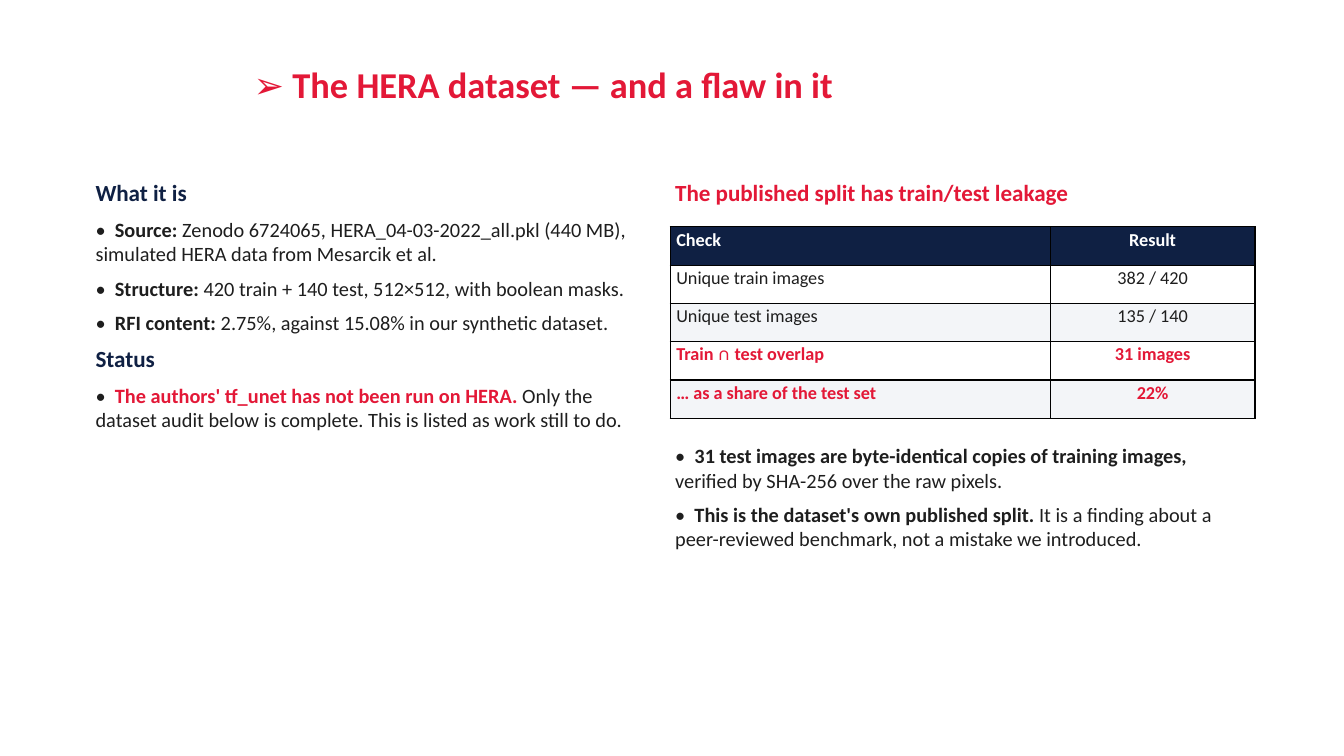
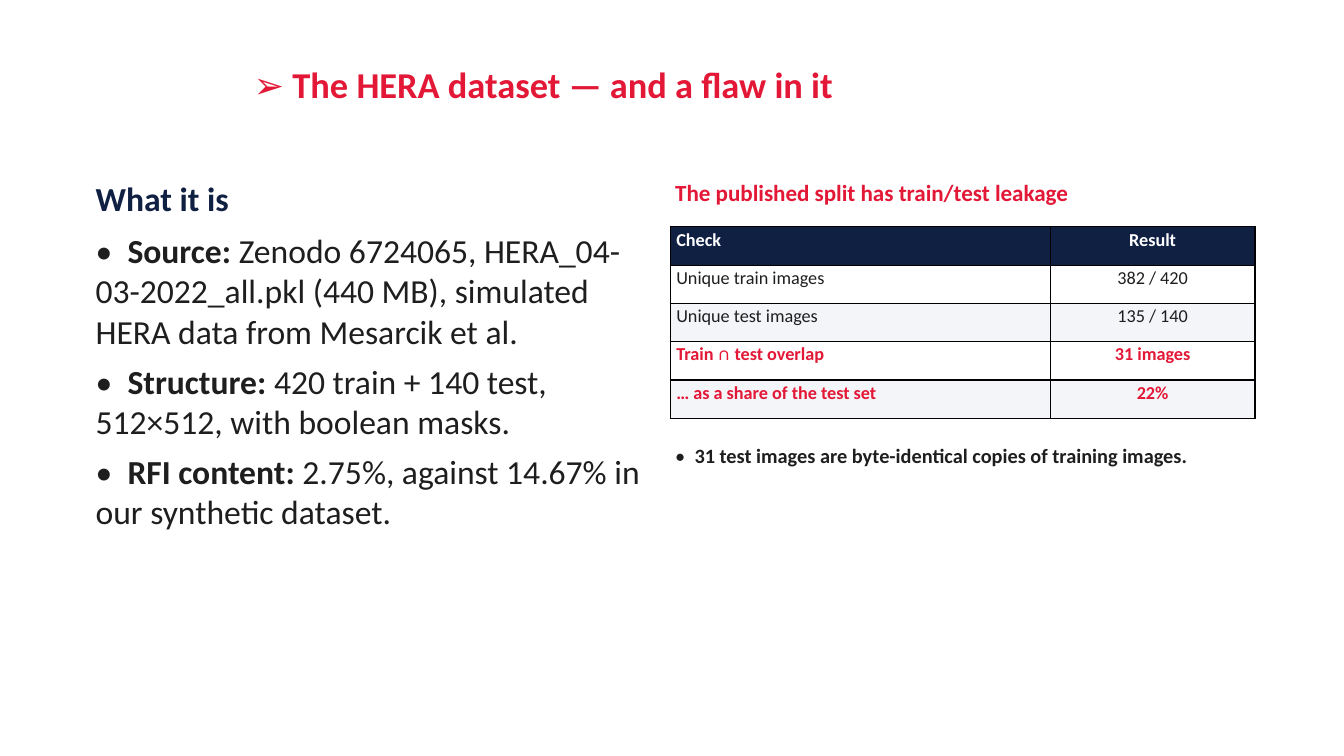
Before and after one commit to RonakSinghRaina/MP, a slide deck: slide 12 of Weekly_Report_Week5_DiL_Lab.pptx (slide 10 before the commit). Drawn at 1344x756 pixels with LibreOffice and Linux fonts; fonts in the diff are those of the drawing; background and template pictures are left out. Boxes give left, top, right and bottom in pixels: in the first picture for what was removed or moved away, otherwise in the second. Text is boxed around its words. In the diff, an @@ line names an element or a change of style, - is before the commit and + after.

```diff
--- a/Weekly_Report_Week5_DiL_Lab.pptx
+++ b/Weekly_Report_Week5_DiL_Lab.pptx
@@ text at (x1=96, y1=187, x2=620, y2=438): size 16.5 to 24 pt in "What it is"; size 14.5 to 24 pt in "• Source: Zenodo 6724065, HERA_04-03-2022_all.pkl (440 MB), ...", "• Structure: 420 train + 140 test, ..." @@
@@ text removed at (x1=675, y1=448, x2=1212, y2=550) @@
-• 31 test images are byte-identical copies of training images, verified by SHA-256 over the raw pixels.
-• This is the dataset's own published split. It is a finding about a peer-reviewed benchmark, not a mistake we introduced.
@@ text at (x1=96, y1=461, x2=639, y2=530): text changed; size 14.5 to 24 pt @@
-• RFI content: 2.75%, against 15.08% in our synthetic dataset.
-Status
-• The authors' tf_unet has not been run on HERA. Only the dataset audit below is complete. This is listed as work still to do.
+• RFI content: 2.75%, against 14.67% in our synthetic dataset.
```
Also in this commit, not shown: 10 other slides changed, 1 slide added, 4 slides removed, 2 other files.
